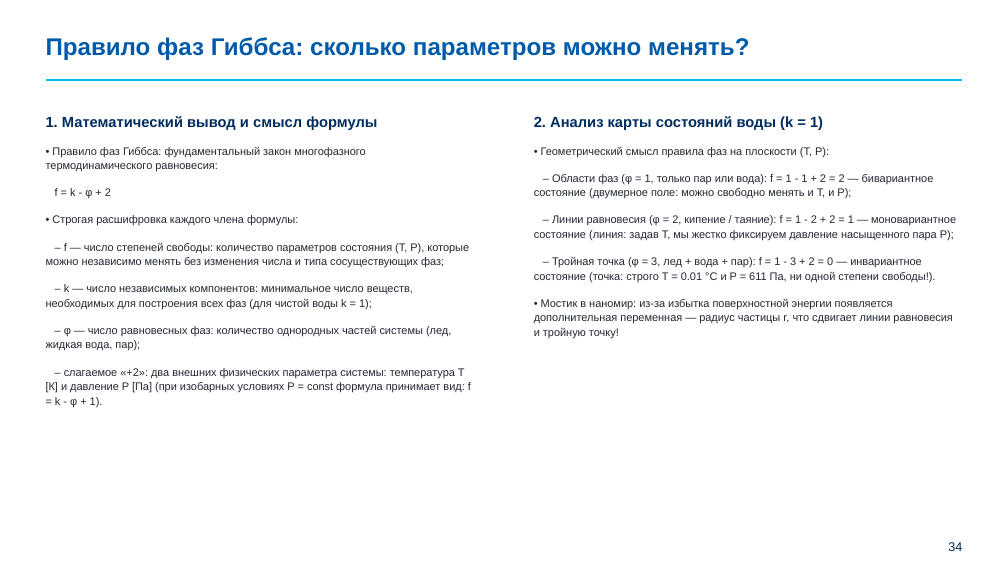
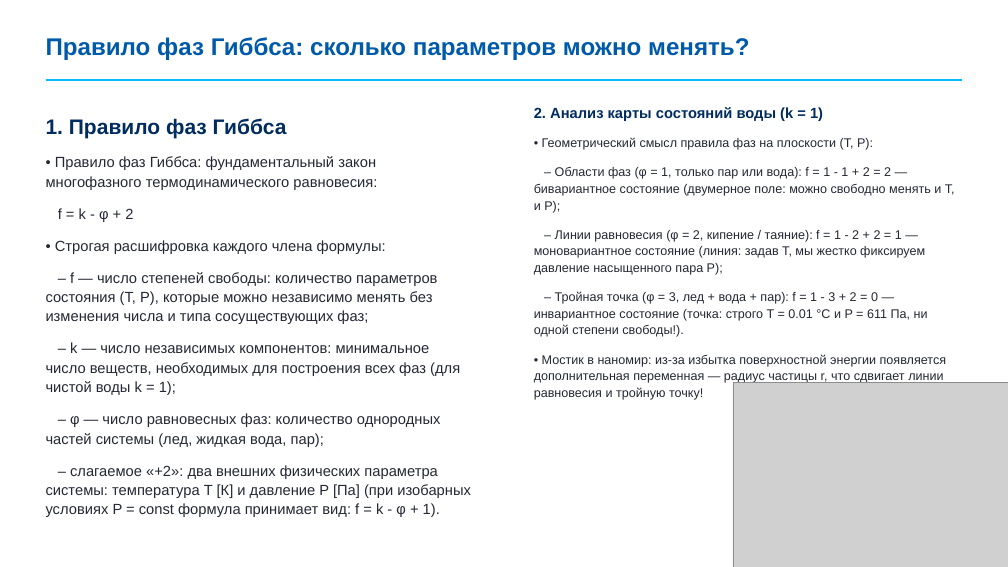
Before and after one commit to brattri3/nanophysics-course, a slide deck: slide 34 of course_materials/semester_4/lectures/lecture_02_thermodynamics_master_layouts.pptx. Drawn at 1008x567 pixels with LibreOffice and Linux fonts; fonts in the diff are those of the drawing; grey boxes stand for pictures; background and template pictures are left out. Boxes give left, top, right and bottom in pixels: in the first picture for what was removed or moved away, otherwise in the second. Text is boxed around its words. In the diff, an @@ line names an element or a change of style, - is before the commit and + after.

```diff
--- a/course_materials/semester_4/lectures/lecture_02_thermodynamics_master_layouts.pptx
+++ b/course_materials/semester_4/lectures/lecture_02_thermodynamics_master_layouts.pptx
@@ text at (46,118,287,138): text changed; size 14 to 20 pt @@
-1. Математический вывод и смысл формулы
+1. Правило фаз Гиббса
@@ text "2. Анализ карты состояний воды ...": place and size @@
-text "2. Анализ карты состояний воды ..." at (534,116,956,338)
+text "2. Анализ карты состояний воды ..." at (534,107,955,400)
@@ text at (534,137,955,400): size 10.5 to 12 pt @@
@@ text at (46,156,471,517): size 10.5 to 14 pt @@
@@ picture added at (734,383,1008,567) @@
@@ page number removed at (948,542,962,551) @@
-34
```
Also in this commit, not shown: 1 slide added, 1 other file.
